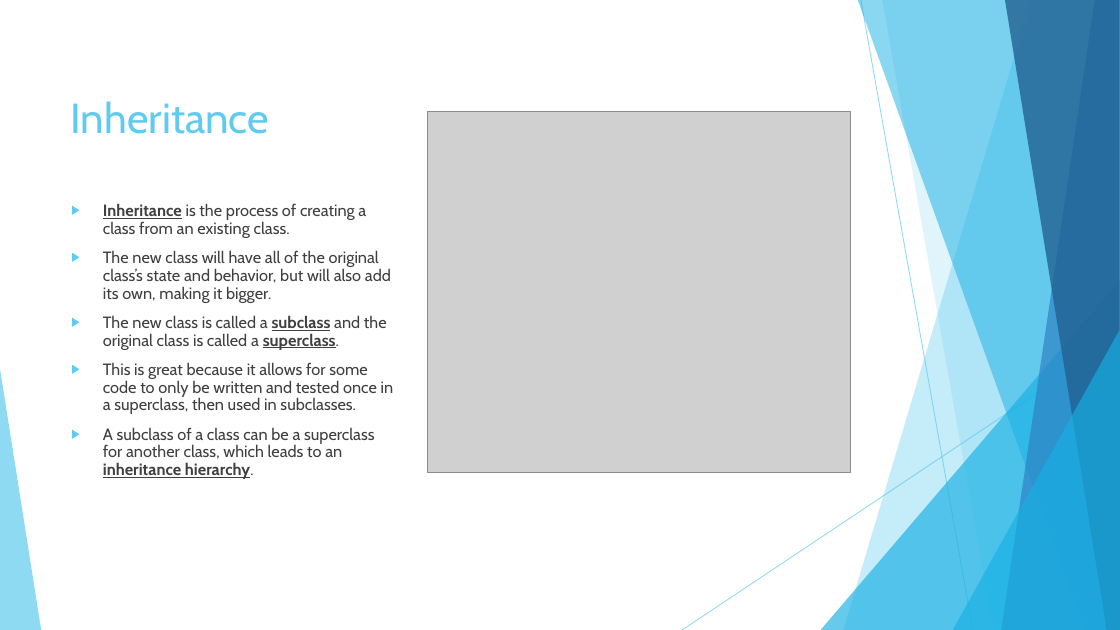
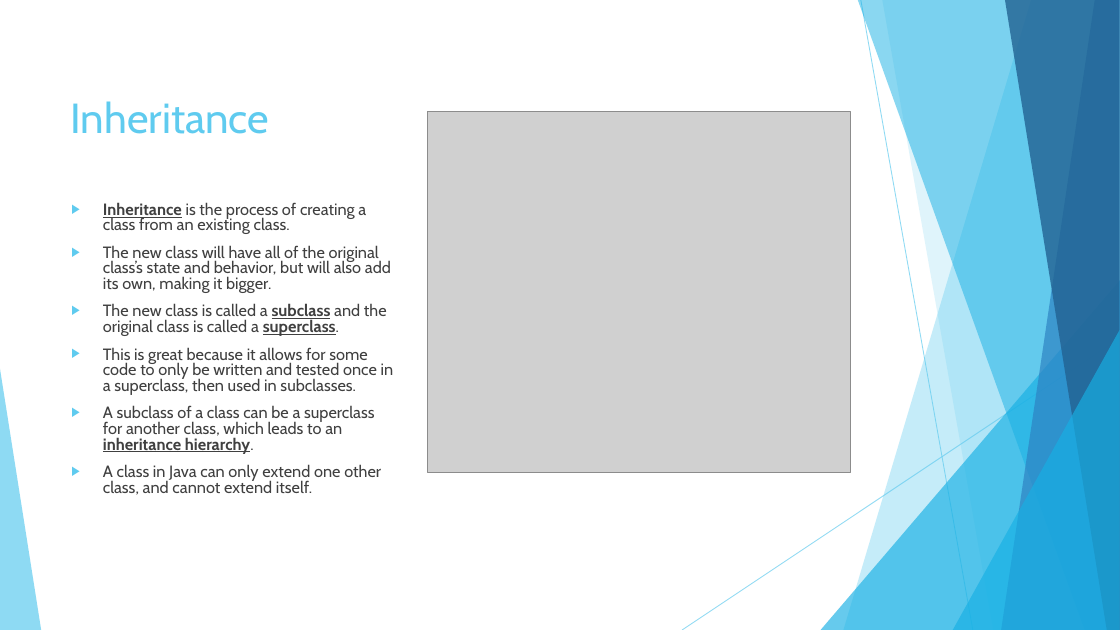
Before and after one commit to JoseRivas1998/Java-Game-Development-For-Absolute-Beginners, a slide deck: slide 6 of Slides/Lesson1.4.pptx. Drawn at 1120x630 pixels with LibreOffice and Linux fonts; fonts in the diff are those of the drawing; grey boxes stand for pictures. Boxes give left, top, right and bottom in pixels: in the first picture for what was removed or moved away, otherwise in the second. Text is boxed around its words. In the diff, an @@ line names an element or a change of style, - is before the commit and + after.

```diff
--- a/Slides/Lesson1.4.pptx
+++ b/Slides/Lesson1.4.pptx
@@ text at (x1=103, y1=202, x2=394, y2=454): line spacing 0.9 to 0.8 @@
@@ text at (x1=103, y1=464, x2=381, y2=495): paragraph added @@
+▶ A class in Java can only extend one other class, and cannot extend itself.
```
Also in this commit, not shown: 1 other slide changed, 3 slides added, 1 slide removed, 6 other files.
